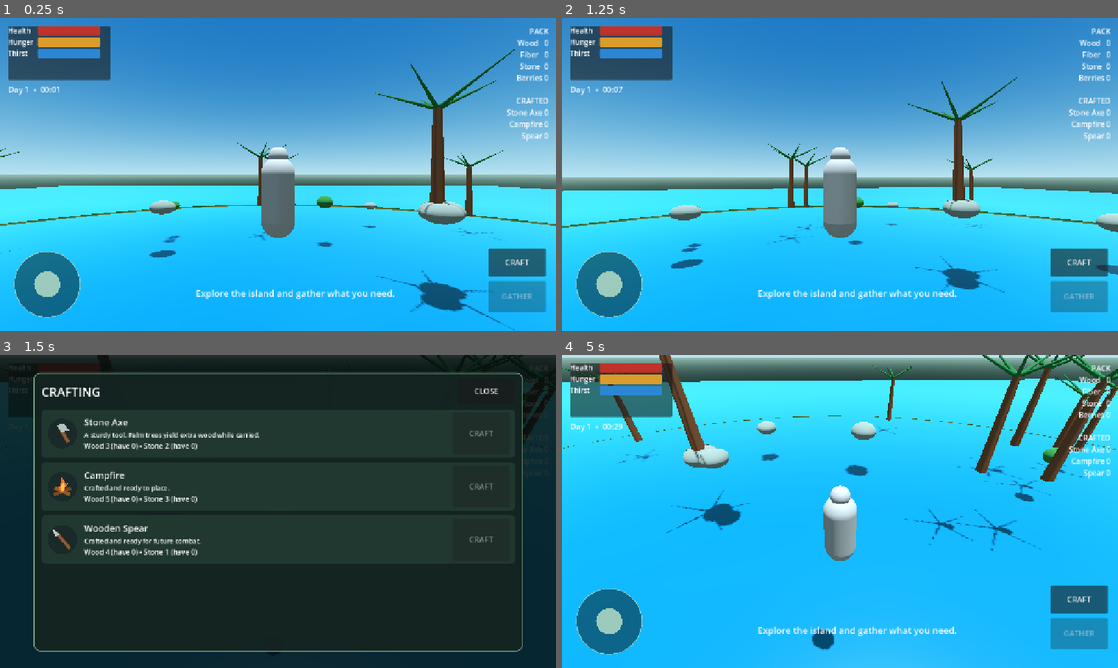
Above: before the commit, frames 1-4 (two rows, left to right).
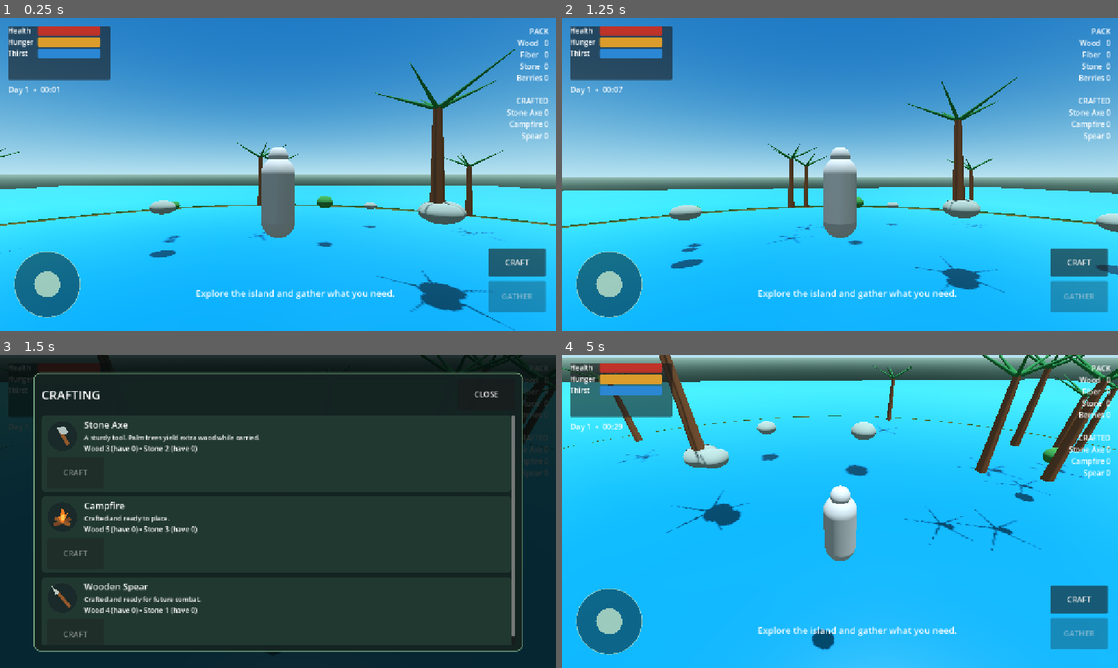
Above: after the commit, the same moments.

Repository: shoukali0089-ai/WILDCRAFT-LAST-ISLAND-updated
Game: Godot game, scene res://scenes/main.tscn
Same seed, same stepped clock (60 frames per second), same inputs: the game is played once before the commit and once after it.
Inputs (mouse positions are in pixels of both pictures, inside the frame that each line leads up to):
- Up to frame 1 (0.25 s): no input
- Up to frame 2 (1.25 s): move the mouse to (867, 174) at 0.52 s; hold W (move_forward) from 0.53 s (still down); hold E (interact) from 0.53 s (still down); click (867, 174) at 0.67 s
- Up to frame 3 (1.5 s): release W (move_forward) at 1.25 s; release E (interact) at 1.25 s; click "CRAFT" at 1.25 s
- Up to frame 4 (5 s): tap Enter at 2, 3.5 s; drag from (728, 527) to (812, 574) at 2.02 s; tap Space at 2.75, 4.25 s; move the mouse to (895, 442) at 2.77 s; hold D (move_right) 2.78-3.5 s; hold E (interact) 2.78-3.5 s; drag from (812, 574) to (673, 464) at 3.52 s; move the mouse to (1006, 558) at 4.27 s; hold A (move_left) from 4.28 s (still down); hold E (interact) from 4.28 s (still down); tap C (craft_menu) at 4.9 s

Frames 1-2 are identical in both runs. In frame 3, 4.6% of the frame differs, in the area x 7-93%, y 10-91%; in frame 4, nothing differs.

Commit message:
Fix crafting mobile UI and improve tests

Diff:
--- a/scripts/main.gd
+++ b/scripts/main.gd
@@ -430,7 +430,7 @@
 	header.add_child(title)
 	craft_menu_close_button = Button.new()
 	craft_menu_close_button.text = "CLOSE"
-	craft_menu_close_button.custom_minimum_size = Vector2(132.0, 58.0)
+	craft_menu_close_button.custom_minimum_size = Vector2(132.0, 72.0)
 	craft_menu_close_button.add_theme_font_size_override("font_size", 18)
 	craft_menu_close_button.pressed.connect(func() -> void: _set_crafting_menu_open(false))
 	header.add_child(craft_menu_close_button)
@@ -452,7 +452,6 @@
 
 func _add_recipe_card(parent: VBoxContainer, recipe_id: String, recipe: Dictionary) -> void:
 	var card := PanelContainer.new()
-	card.custom_minimum_size = Vector2(0.0, 112.0)
 	var card_style := StyleBoxFlat.new()
 	card_style.bg_color = Color(0.13, 0.22, 0.19, 0.98)
 	card_style.set_corner_radius_all(10)
@@ -463,17 +462,21 @@
 	card.add_theme_stylebox_override("panel", card_style)
 	parent.add_child(card)
 
-	var row := HBoxContainer.new()
-	row.add_theme_constant_override("separation", 14)
-	card.add_child(row)
+	var card_column := VBoxContainer.new()
+	card_column.add_theme_constant_override("separation", 8)
+	card.add_child(card_column)
+
+	var details_row := HBoxContainer.new()
+	details_row.add_theme_constant_override("separation", 14)
+	card_column.add_child(details_row)
 	var icon = RECIPE_ICON_SCRIPT.new()
 	icon.icon_type = recipe["icon"]
-	row.add_child(icon)
+	details_row.add_child(icon)
 
 	var details := VBoxContainer.new()
 	details.size_flags_horizontal = Control.SIZE_EXPAND_FILL
 	details.size_flags_vertical = Control.SIZE_SHRINK_CENTER
-	row.add_child(details)
+	details_row.add_child(details)
 	var name_label := Label.new()
 	name_label.text = recipe["name"]
 	name_label.add_theme_font_size_override("font_size", 21)
@@ -484,16 +487,21 @@
 	description_label.add_theme_font_size_override("font_size", 15)
 	details.add_child(description_label)
 	var requirement_label := Label.new()
+	requirement_label.autowrap_mode = TextServer.AUTOWRAP_WORD_SMART
 	requirement_label.add_theme_font_size_override("font_size", 16)
 	details.add_child(requirement_label)
+	var action_row := HBoxContainer.new()
+	action_row.add_theme_constant_override("separation", 8)
+	card_column.add_child(action_row)
 	recipe_requirement_labels[recipe_id] = requirement_label
 
 	var craft_button := Button.new()
 	craft_button.text = "CRAFT"
-	craft_button.custom_minimum_size = Vector2(132.0, 64.0)
+	craft_button.custom_minimum_size = Vector2(132.0, 72.0)
+	craft_button.size_flags_horizontal = Control.SIZE_SHRINK_END
 	craft_button.add_theme_font_size_override("font_size", 18)
 	craft_button.pressed.connect(_craft_recipe.bind(recipe_id))
-	row.add_child(craft_button)
+	action_row.add_child(craft_button)
 	recipe_craft_buttons[recipe_id] = craft_button
 
 
--- a/tests/prototype_smoke.gd
+++ b/tests/prototype_smoke.gd
@@ -10,8 +10,13 @@
 
 
 func _run() -> void:
+	root.size = Vector2i(360, 800)
+	var mobile_viewport := SubViewport.new()
+	mobile_viewport.size = Vector2i(360, 800)
+	mobile_viewport.render_target_update_mode = SubViewport.UPDATE_ALWAYS
+	root.add_child(mobile_viewport)
 	var game: Node3D = MAIN_SCENE.instantiate()
-	root.add_child(game)
+	mobile_viewport.add_child(game)
 	await process_frame
 
 	var player: CharacterBody3D = game.get("player")
@@ -70,6 +75,7 @@
 	look_release.position = look_drag.position
 	look_release.pressed = false
 	look_area.call("_gui_input", look_release)
+	print("PASS: mobile controls and player movement")
 
 	var palm: Node3D
 	for child in game.get_children():
@@ -81,14 +87,26 @@
 	game.call("_gather_nearby")
 	var inventory: Dictionary = game.get("inventory")
 	assert(inventory["wood"] == 1 and inventory["fiber"] == 1, "Gathering a palm should add wood and fiber.")
+	assert(String(game.get("inventory_label").text).contains("Wood   1"), "Gathering should update the inventory HUD immediately.")
 	assert(palm.get("gathers_left") == 2, "Gathering should consume one resource use.")
+	print("PASS: palm gathering and immediate inventory HUD update")
 
 	game.get("craft_menu_button").pressed.emit()
+	await process_frame
 	var crafting_menu: Control = game.get("crafting_menu")
 	assert(crafting_menu.visible, "The crafting menu should open.")
 	var requirement_labels: Dictionary = game.get("recipe_requirement_labels")
 	var craft_buttons: Dictionary = game.get("recipe_craft_buttons")
 	assert(requirement_labels.size() == 3 and craft_buttons.size() == 3, "All three recipe cards should be present.")
+	var crafting_panel: Control = crafting_menu.get_child(1)
+	var scroll_container: ScrollContainer = crafting_panel.get_child(0).get_child(1)
+	_assert_crafting_layout(game, mobile_viewport, crafting_panel, scroll_container, craft_buttons, Vector2i(360, 800))
+	mobile_viewport.size = Vector2i(800, 450)
+	await process_frame
+	_assert_crafting_layout(game, mobile_viewport, crafting_panel, scroll_container, craft_buttons, Vector2i(800, 450))
+	mobile_viewport.size = Vector2i(360, 800)
+	await process_frame
+	print("PASS: crafting menu interactions and portrait/landscape mobile layout")
 	assert(String(requirement_labels["stone_axe"].text).contains("Wood 3 (have 1)"), "The recipe should show live resource quantities.")
 	assert(craft_buttons["stone_axe"].disabled, "A recipe should be disabled when materials are insufficient.")
 
@@ -96,6 +114,13 @@
 	assert(not game.call("_craft_recipe", "stone_axe"), "Crafting without enough materials should fail.")
 	assert(inventory == inventory_before_failed_craft, "A failed craft should not change inventory.")
 	assert(game.get("notification_label").visible, "A crafting failure should show a notification.")
+	inventory["wood"] = 3
+	inventory["stone"] = 1
+	game.call("_update_crafting_menu")
+	var inventory_before_stone_shortage := inventory.duplicate(true)
+	assert(not game.call("_craft_recipe", "stone_axe"), "Crafting should fail when stone is one short.")
+	assert(inventory == inventory_before_stone_shortage, "A stone shortage must not consume any wood.")
+	print("PASS: insufficient-resource handling and atomic deductions")
 
 	inventory["wood"] = 3
 	inventory["stone"] = 2
@@ -106,11 +131,15 @@
 	assert(String(game.get("notification_label").text).contains("Crafted Stone Axe"), "Successful crafting should show a notification.")
 	assert(craft_buttons["stone_axe"].disabled, "The axe button should refresh after materials are spent.")
 
+	assert(not game.call("_craft_recipe", "unknown_recipe"), "Unknown recipes should fail without granting an item.")
+	assert(inventory["stone_axe"] == 1, "An invalid recipe must not duplicate a crafted item.")
+
 	inventory["wood"] = 3
 	inventory["stone"] = 2
 	assert(game.call("_craft_recipe", "stone_axe"), "The axe should be craftable again when materials are supplied.")
 	assert(inventory["stone_axe"] == 2, "A second successful craft should add only one additional axe.")
 	assert(inventory["wood"] == 0 and inventory["stone"] == 0, "Repeated crafting should deduct each cost once.")
+	print("PASS: Stone Axe recipe, output count, and repeated crafting")
 
 	game.set("nearby_resource", palm)
 	var wood_before_axe_gather: int = inventory["wood"]
@@ -119,6 +148,8 @@
 
 	inventory["wood"] = 10
 	inventory["stone"] = 6
+	game.call("_update_crafting_menu")
+	assert(craft_buttons["campfire"].disabled == false, "Campfire should be enabled at or above its 5 wood and 3 stone requirements.")
 	assert(game.call("_craft_recipe", "campfire"), "The Campfire recipe should craft with sufficient materials.")
 	assert(inventory["wood"] == 5 and inventory["stone"] == 3, "Crafting a Campfire should deduct 5 wood and 3 stone.")
 	assert(inventory["campfire"] == 1, "A crafted Campfire should be stored in inventory.")
@@ -126,15 +157,39 @@
 	assert(inventory["campfire"] == 2 and inventory["wood"] == 0 and inventory["stone"] == 0, "Repeated Campfire crafting should update its stack and costs.")
 	assert(not game.call("_craft_recipe", "campfire"), "A third Campfire should fail without materials.")
 	assert(inventory["wood"] >= 0 and inventory["stone"] >= 0, "Failed crafting must never make resource counts negative.")
+	print("PASS: Campfire recipe, output count, and repeated crafting")
 
 	inventory["wood"] = 8
 	inventory["stone"] = 2
+	game.call("_update_crafting_menu")
+	assert(craft_buttons["wooden_spear"].disabled == false, "Wooden Spear should be enabled at or above its 4 wood and 1 stone requirements.")
 	assert(game.call("_craft_recipe", "wooden_spear"), "The Wooden Spear recipe should craft with sufficient materials.")
 	assert(inventory["wood"] == 4 and inventory["stone"] == 1, "Crafting a Spear should deduct 4 wood and 1 stone.")
 	assert(game.call("_craft_recipe", "wooden_spear"), "Repeated Spear crafting should work when materials are restored.")
 	assert(inventory["wooden_spear"] == 2 and inventory["wood"] == 0 and inventory["stone"] == 0, "Repeated Spear crafting should add one item and deduct its cost each time.")
 	assert(not game.call("_craft_recipe", "wooden_spear"), "A Spear should not be granted when its cost is unavailable.")
 	assert(inventory["wood"] >= 0 and inventory["stone"] >= 0, "Repeated craft attempts must not produce negative resources.")
+	for item in inventory:
+		assert(int(inventory[item]) >= 0, "Inventory values must never become negative.")
+	print("PASS: Wooden Spear recipe and non-negative inventory")
+
+	var rock: Node3D
+	var bush: Node3D
+	for child in game.get_children():
+		if not child.has_method("gather"):
+			continue
+		if child.get("display_name") == "Rock" and rock == null:
+			rock = child
+		elif child.get("display_name") == "Berry bush" and bush == null:
+			bush = child
+	assert(rock != null and bush != null, "The island should contain gatherable rocks and berry bushes.")
+	game.set("nearby_resource", rock)
+	game.call("_gather_nearby")
+	assert(inventory["stone"] == 1, "Gathering a rock should still add stone.")
+	game.set("nearby_resource", bush)
+	game.call("_gather_nearby")
+	assert(inventory["berries"] == 1, "Gathering a berry bush should still add berries.")
+	print("PASS: Stone Axe bonus and existing rock/berry gathering")
 
 	game.get("craft_menu_close_button").pressed.emit()
 	assert(not crafting_menu.visible, "The crafting menu should close.")
@@ -147,3 +202,25 @@
 
 	print("Prototype and crafting smoke tests passed.")
 	quit()
+
+
+func _assert_crafting_layout(
+	game: Node3D,
+	mobile_viewport: SubViewport,
+	crafting_panel: Control,
+	scroll_container: ScrollContainer,
+	craft_buttons: Dictionary,
+	expected_size: Vector2i
+) -> void:
+	var mobile_rect := mobile_viewport.get_visible_rect()
+	assert(mobile_viewport.size == expected_size, "Crafting layout should use the expected phone viewport size.")
+	assert(crafting_panel.get_global_rect().position.x >= mobile_rect.position.x, "Crafting panel should stay within the mobile viewport.")
+	assert(crafting_panel.get_global_rect().end.x <= mobile_rect.end.x, "Crafting panel should not overflow the mobile viewport.")
+	assert(scroll_container.get_global_rect().size.x <= crafting_panel.get_global_rect().size.x, "Recipe list should fit inside the mobile panel.")
+	assert(not scroll_container.get_h_scroll_bar().is_visible_in_tree(), "Recipe cards should not require horizontal scrolling on a phone.")
+	for craft_button in craft_buttons.values():
+		assert(craft_button.get_global_rect().size.x >= 100.0 and craft_button.get_global_rect().size.y >= 64.0, "Craft buttons should remain finger-friendly.")
+		var card_rect: Rect2 = craft_button.get_parent().get_parent().get_parent().get_global_rect()
+		assert(craft_button.get_global_rect().position.x >= card_rect.position.x, "Craft button should stay within its recipe card.")
+		assert(craft_button.get_global_rect().end.x <= card_rect.end.x, "Craft button should not overlap or overflow its recipe card.")
+	assert(game.get("craft_menu_close_button").get_global_rect().size.x >= 100.0, "Close button should remain finger-friendly.")
